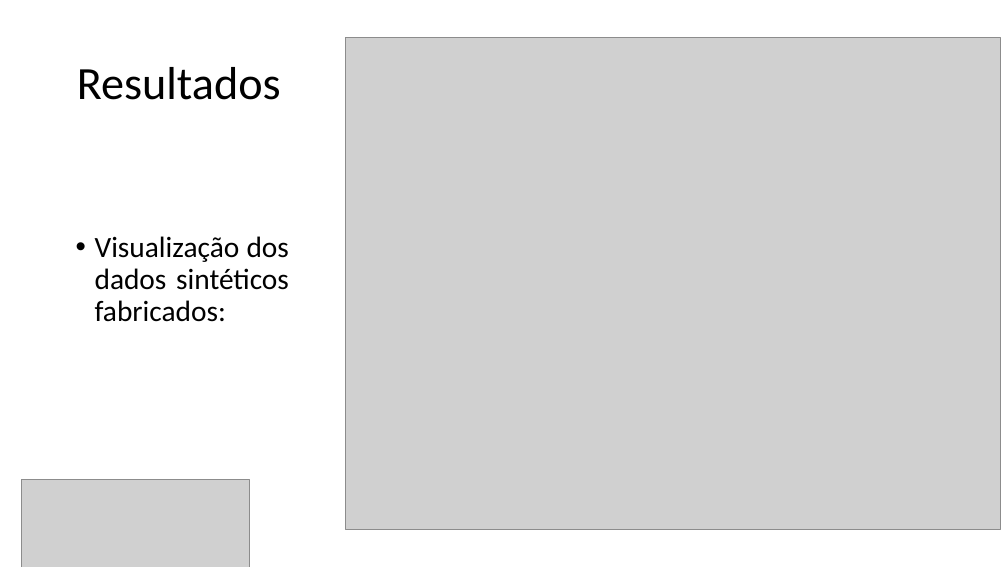
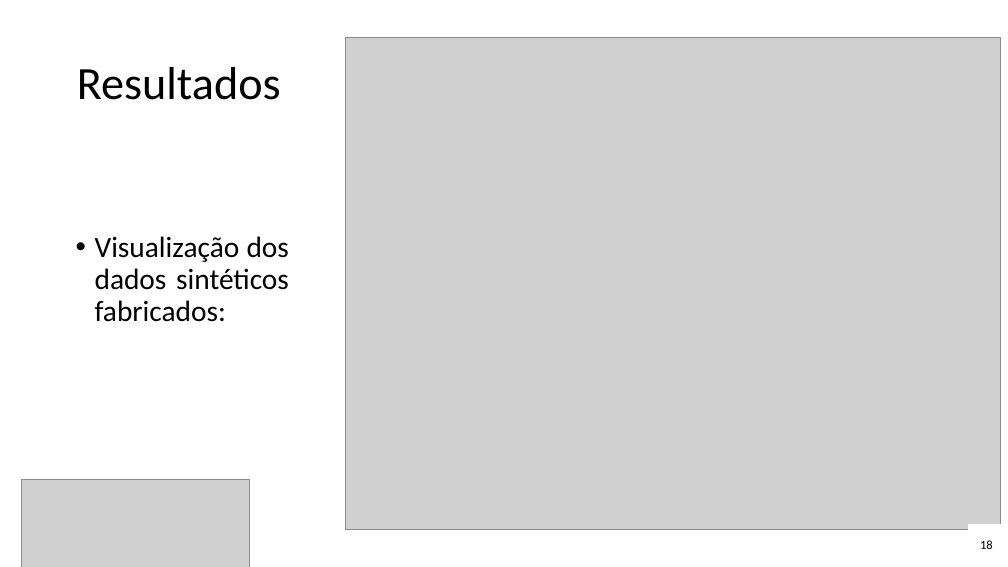
Before and after one commit to Marcio-Salmazo/PRT_Agrupamento, a slide deck: slide 17 of Seminario/Optimal Clusters V2.pptx (slide 18 before the commit). Drawn at 1008x567 pixels with LibreOffice and Linux fonts; fonts in the diff are those of the drawing; grey boxes stand for pictures. Boxes give left, top, right and bottom in pixels: in the first picture for what was removed or moved away, otherwise in the second. Text is boxed around its words. In the diff, an @@ line names an element or a change of style, - is before the commit and + after.

```diff
--- a/Seminario/Optimal Clusters V2.pptx
+++ b/Seminario/Optimal Clusters V2.pptx
@@ rectangle added at (x1=969, y1=525, x2=1005, y2=565), fill #FFFFFF, outline #FFFFFF 1 pt, 12 pt, text #000000 @@
+18
```
Also in this commit, not shown: 24 other slides changed, 1 slide removed, 1 other file.
